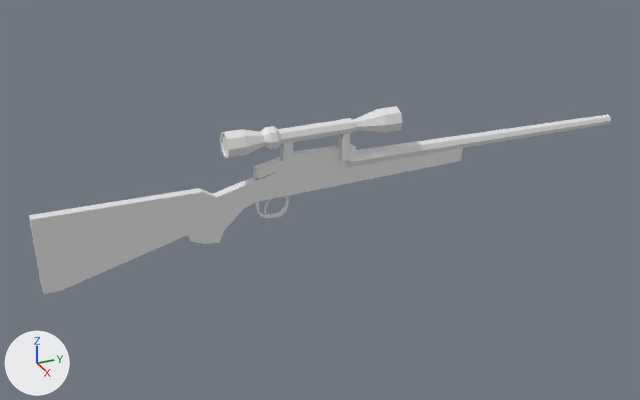
The OBJ model data/meshes/sniper.obj: old version first, new version second.
Camera for both pictures: a camera (50 mm lens) standing at (6.19, -2.75, 2.84) and looking at (-0.04, 0.05, -0.28). Lighting does not change. The marker at lower left points along +X, +Y and +Z. Where no turn or scale is listed for an object, it has been applied to the vertices.

The older version as bpy lines, for what is in view:
```python
me_aim = bpy.data.meshes.new('Aim')
me_aim.from_pydata(...)  # 306 vertices, 604 faces; spans x -0.11..0.11, y -2.29..3.04, z -0.59..0.47
ob_aim = bpy.data.objects.new('Aim', me_aim)
ob_aim.location = (0.0, 0.0, 0.0)
```
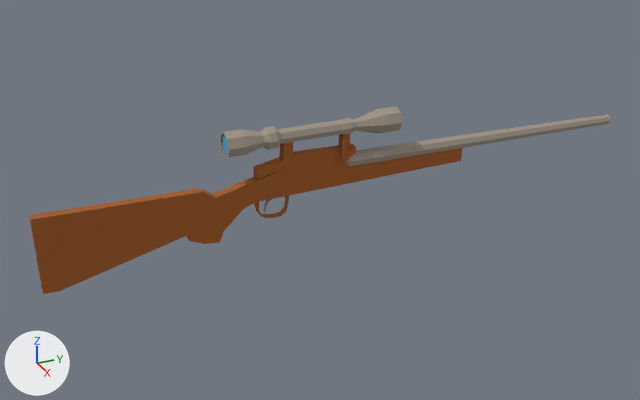
Boxes [x1, y1, x2, y2] around the edits, measured in the pictures (640 x 400 px):
'Aim', recoloured (grey to brown)
    both: [29, 106, 611, 294]

Patch to the scene script:
```diff
--- a/data/meshes/sniper.obj.py
+++ b/data/meshes/sniper.obj.py
@@ img_sniper_png @@
+img_sniper_png = load_image('sniper.png', '../textures/sniper.png', 3, 1, 'sRGB')
@@ mat_material_0 @@
+mat_material_0 = principled_material('material_0')
+mat_material_0.texture = img_sniper_png
+mat_material_0.roughness = 1.0
@@ me_aim @@
 me_aim.from_pydata(...)  # 306 vertices, 604 faces; spans x -0.11..0.11, y -2.29..3.04, z -0.59..0.47
+me_aim.materials.append(mat_material_0)  # picture img_sniper_png
```
